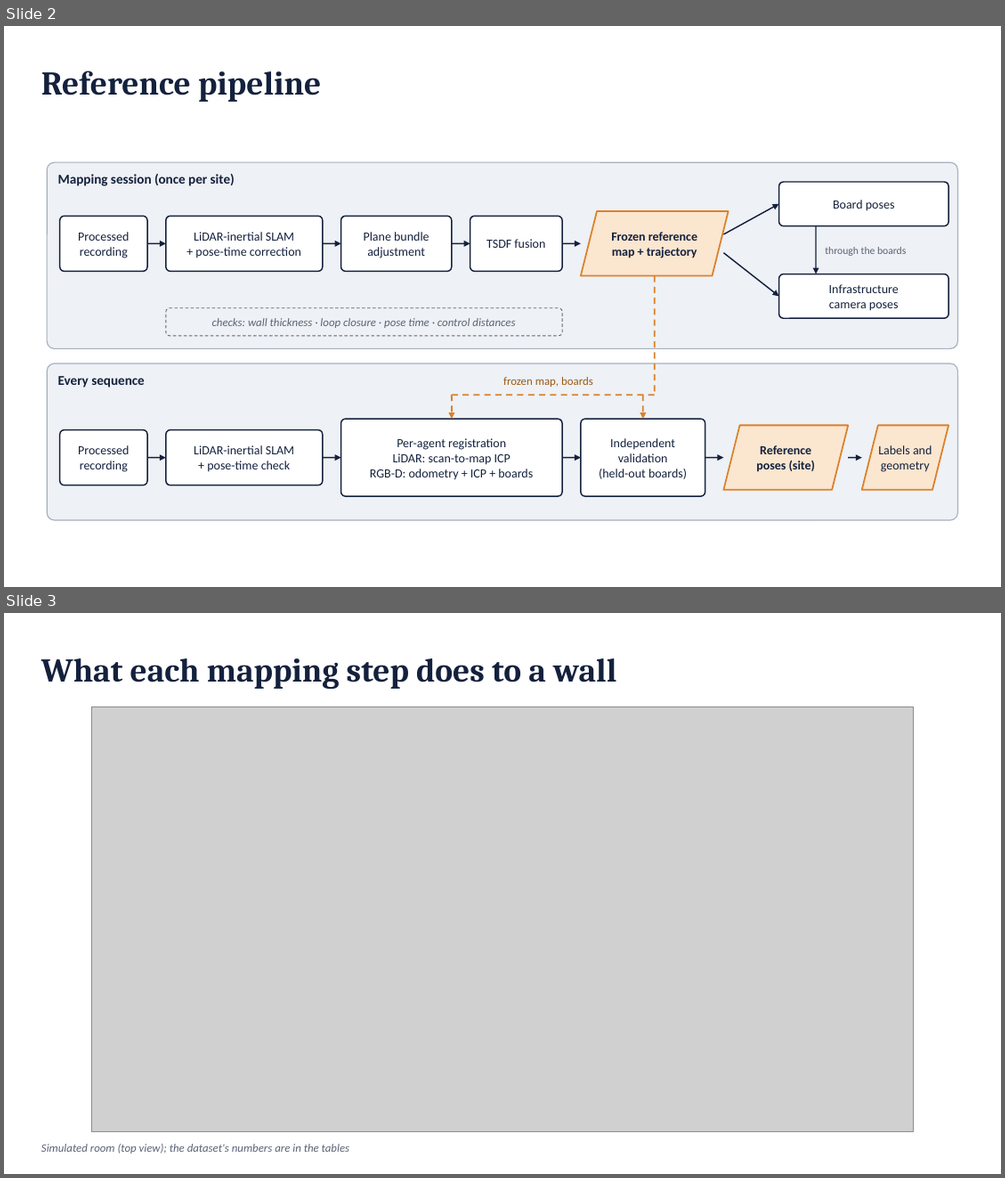
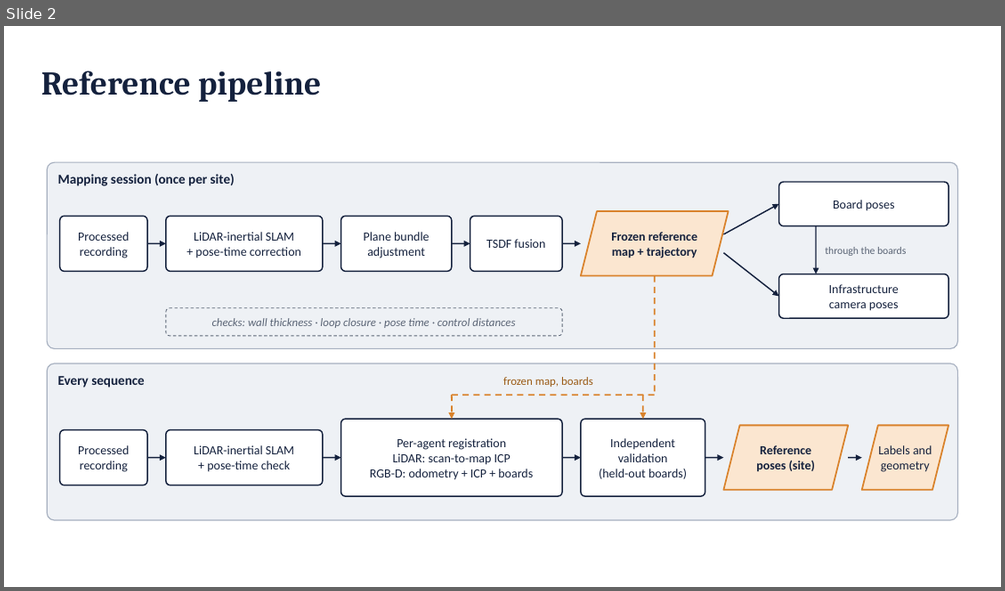
Before and after one commit to jorichee14/Others, a slide deck: scoop_testbed_paper/figs/fig_refpipeline.pptx. Shown one above the other, each under a label of ours: slides 2 and 3 before the commit, slide 2 after it. The pictures are 1005x1178 and 1005x591 pixels, drawn with LibreOffice and Linux fonts; fonts in the diff are those of the drawing; grey boxes stand for pictures. Boxes give left, top, right and bottom in pixels: in the first picture for what was removed or moved away, otherwise in the second. Text is boxed around its words. In the diff, an @@ line names an element or a change of style, - is before the commit and + after.

```diff
--- a/scoop_testbed_paper/figs/fig_refpipeline.pptx
+++ b/scoop_testbed_paper/figs/fig_refpipeline.pptx
@@ slide 3 removed at (4, 613, 1001, 1174), background #FFFFFF @@
@@ text removed at (41, 658, 616, 689) @@
-What each mapping step does to a wall
@@ picture removed at (91, 706, 914, 1131) @@
@@ text removed at (41, 1143, 349, 1153) @@
-Simulated room (top view); the dataset's numbers are in the tables
```
Also in this commit, not shown: 4 slides added, 8 other files.
